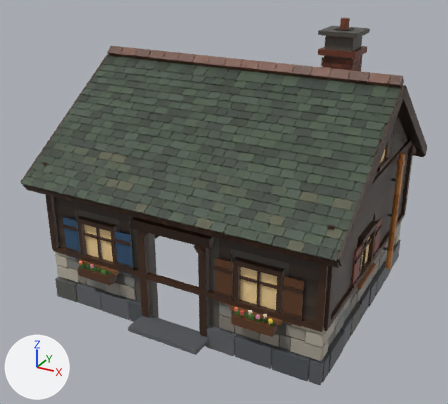
Renders of the glTF model assets/models/still.glb from each side of a commit.
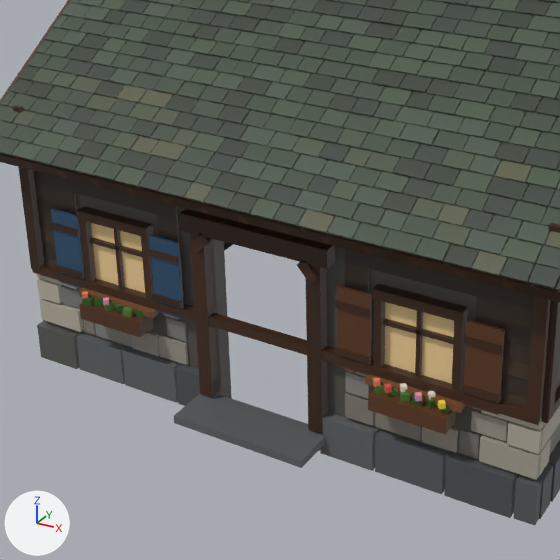
Each version is shown whole from a camera (50 mm lens) standing at (7.79, -15.06, 9.75) and looking at (-0.06, -0.79, 2.61), then close up on the part from 8% to 74% of the width and 26% to 100% of the height. Arrows for +X, +Y and +Z are at lower left; the lights stay in place. The first two pictures are the older version. Vertices at exactly the same position are counted once.

Objects in the first close-up: 'still_glass', 'still_shell'.
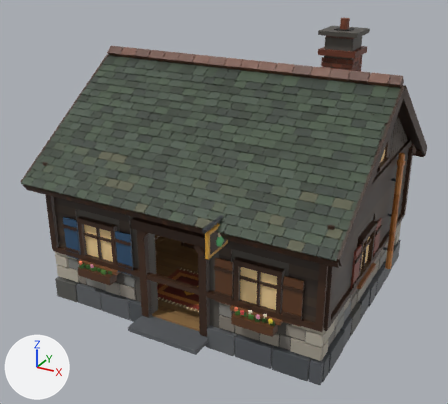
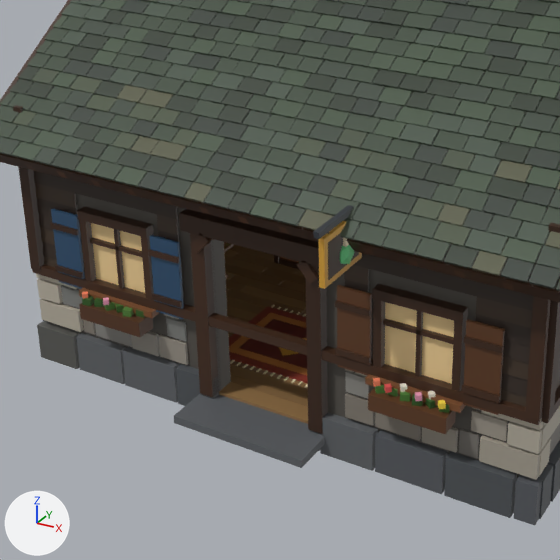
What differs and where, as boxes (x1, y1, x2, y2) in the close-ups (560 x 560 px):
'still_interior', added (brown)
    after: (219, 242, 308, 424)
'still_glowPotion', added (mostly hidden)
    after: (340, 245, 355, 264)
part 1 of me_still_shell, added
    after: (313, 205, 362, 289)
part 2 of me_still_shell, recoloured
    both: (217, 203, 419, 427)

What changed in the scene script:
```text
Add mat_defaultmaterial_004:
    mat_defaultmaterial_004 = bpy.data.materials.new('DefaultMaterial.004')
    mat_defaultmaterial_004.use_nodes = True; mat_defaultmaterial_004.node_tree.nodes.clear()
    _N = mat_defaultmaterial_004.node_tree.nodes; _L = mat_defaultmaterial_004.node_tree.links
    n0 = _N.new('ShaderNodeOutputMaterial'); n0.name = 'Material Output'
    n1 = _N.new('ShaderNodeBsdfPrincipled'); n1.name = 'Principled BSDF'
    n2 = _N.new('ShaderNodeVertexColor'); n2.name = 'Color Attribute'
    _L.new(n1.outputs[0], n0.inputs[0])  # 'BSDF' to 'Surface'
    _L.new(n2.outputs[0], n1.inputs[0])  # 'Color' to 'Base Color'
Add mat_defaultmaterial_003:
    mat_defaultmaterial_003 = bpy.data.materials.new('DefaultMaterial.003')
    mat_defaultmaterial_003.use_nodes = True; mat_defaultmaterial_003.node_tree.nodes.clear()
    _N = mat_defaultmaterial_003.node_tree.nodes; _L = mat_defaultmaterial_003.node_tree.links
    n0 = _N.new('ShaderNodeOutputMaterial'); n0.name = 'Material Output'
    n1 = _N.new('ShaderNodeBsdfPrincipled'); n1.name = 'Principled BSDF'
    n2 = _N.new('ShaderNodeVertexColor'); n2.name = 'Color Attribute'
    _L.new(n1.outputs[0], n0.inputs[0])  # 'BSDF' to 'Surface'
    _L.new(n2.outputs[0], n1.inputs[0])  # 'Color' to 'Base Color'
Add mat_defaultmaterial_002:
    mat_defaultmaterial_002 = bpy.data.materials.new('DefaultMaterial.002')
    mat_defaultmaterial_002.use_nodes = True; mat_defaultmaterial_002.node_tree.nodes.clear()
    _N = mat_defaultmaterial_002.node_tree.nodes; _L = mat_defaultmaterial_002.node_tree.links
    n0 = _N.new('ShaderNodeOutputMaterial'); n0.name = 'Material Output'
    n1 = _N.new('ShaderNodeBsdfPrincipled'); n1.name = 'Principled BSDF'
    n2 = _N.new('ShaderNodeVertexColor'); n2.name = 'Color Attribute'
    _L.new(n1.outputs[0], n0.inputs[0])  # 'BSDF' to 'Surface'
    _L.new(n2.outputs[0], n1.inputs[0])  # 'Color' to 'Base Color'
Change me_still_shell:
    used by ob_still_shell; location = (0.0, 0.0, 0.0)
    remove me_still_shell.from_pydata(...)  # 13367 vertices, 17404 faces; spans x -4.47..4.47, y -4.25..4.16, z -0.2..7.52
    add me_still_shell.from_pydata(...)  # 13447 vertices, 17528 faces; spans x -4.47..4.47, y -4.62..4.16, z -0.2..7.52
    me_still_shell part 1
    34 vertices are added at x 1.51..1.66, y -4.62..-3.4, z 2.98..3.77
    12 new vertices lie (0.08, 0.0, 0.0) away from vertices in x 1.51, y -4.62..-3.47, z 2.98..3.77
    6 new vertices lie (0.0, 0.0, 0.14) away from vertices in x 1.58..1.66, y -4.09..-4.02, z 3.36
    80 new faces join them
    me_still_shell part 2: 17404 faces spanning x -4.47..4.47, y -4.25..4.16, z -0.2..7.52 switch from mat_defaultmaterial_001 to mat_defaultmaterial_004
    other edits to the shape of me_still_shell do not show in these pictures
Add me_still_interior:
    me_still_interior.from_pydata(...)  # 3081 vertices, 4858 faces; spans x -3.7..3.7, y -3.5..3.22, z 0.11..2.54
    me_still_interior.materials.append(mat_defaultmaterial_003)
Add me_still_glowpotion:
    me_still_glowpotion.from_pydata(...)  # 1142 vertices, 1960 faces; spans x -3.47..3.11, y -4.18..3.02, z 0.16..3.38
    me_still_glowpotion.materials.append(mat_defaultmaterial_002)
Add ob_still_interior:
    ob_still_interior = bpy.data.objects.new('still_interior', me_still_interior)
    ob_still_interior.location = (0.0, 0.0, 0.0)
Add ob_still_glowpotion:
    ob_still_glowpotion = bpy.data.objects.new('still_glowPotion', me_still_glowpotion)
    ob_still_glowpotion.location = (0.0, 0.0, 0.0)
```
